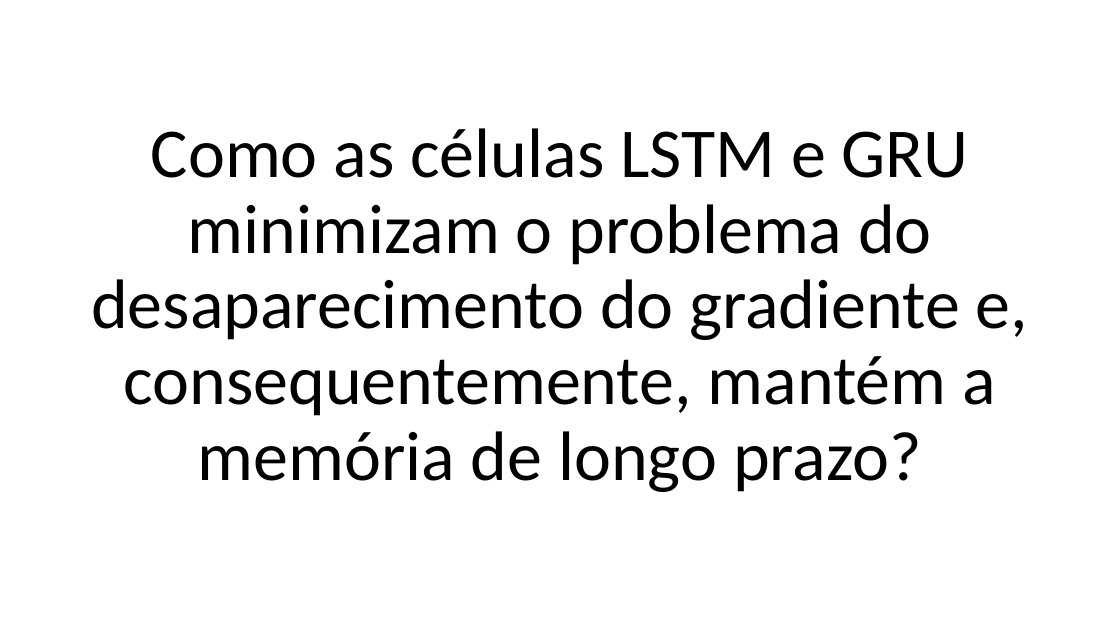
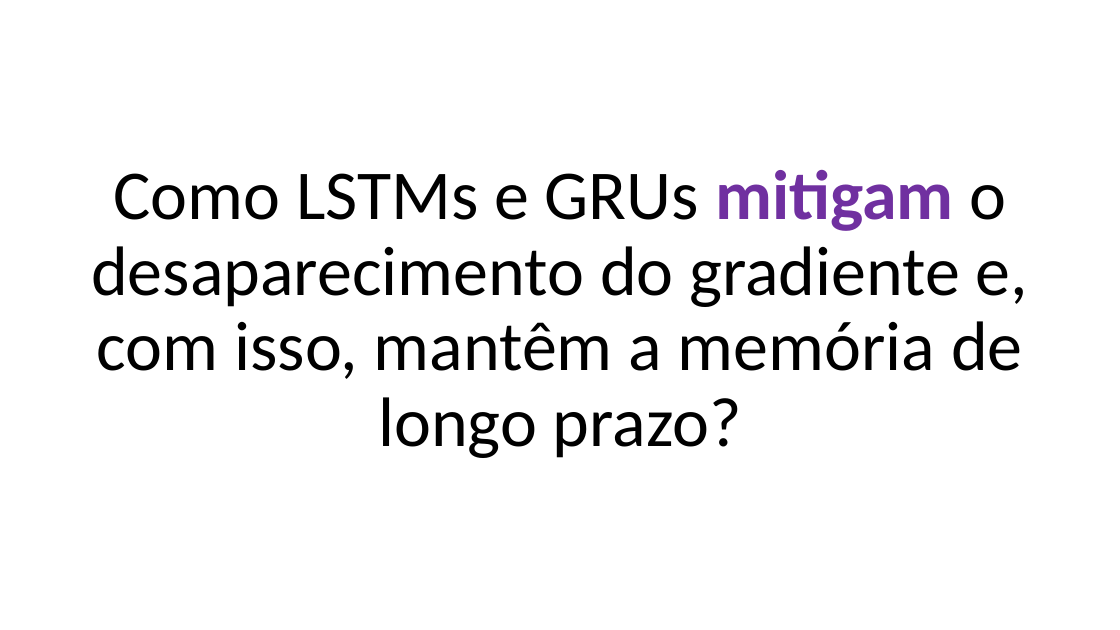
Before and after one commit to zz4fap/c24_inteligencia_artificial, a slide deck: slide 64 of slides/C24_RNN.pptx. Drawn at 1120x630 pixels with LibreOffice and Linux fonts; fonts in the diff are those of the drawing. Boxes give left, top, right and bottom in pixels: in the first picture for what was removed or moved away, otherwise in the second. Text is boxed around its words. In the diff, an @@ line names an element or a change of style, - is before the commit and + after.

```diff
--- a/slides/C24_RNN.pptx
+++ b/slides/C24_RNN.pptx
@@ text at [91,170,1028,458]: text changed @@
-Como as células LSTM e GRU minimizam o problema do desaparecimento do gradiente e, consequentemente, mantém a memória de longo prazo?
+Como LSTMs e GRUs mitigam o desaparecimento do gradiente e, com isso, mantêm a memória de longo prazo?
```
Also in this commit, not shown: 12 other slides changed, 5 slides added, 3 slides removed, 2 other files.
